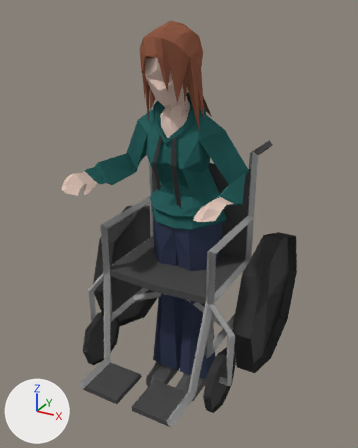
Two versions of the Blender file uhhhh tristan is fat/Assets/Models/Ellie.blend, one commit apart.
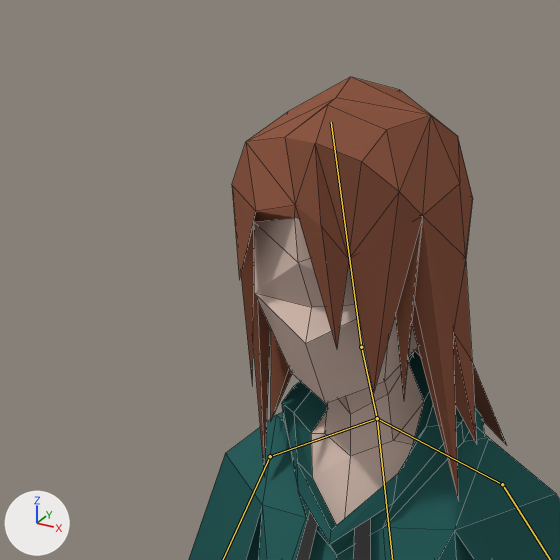
There are two pictures of each version: one whole from a 50 mm lens placed at (7.95, -14.37, 14.32), pointed at (-0.09, 0.26, 7.01), one close up on the part from 22% to 63% of the width and 0% to 33% of the height. Every picture has the same lights, and +X, +Y and +Z are marked at lower left. Both versions are drawn at frame 1 of the action 'ellie_idle'; the numbers are the values there. The bones that bend it are drawn over the model as lines in the close-ups. The close-ups show mesh edges as thin lines.

Objects in the first close-up: 'Ellie'.
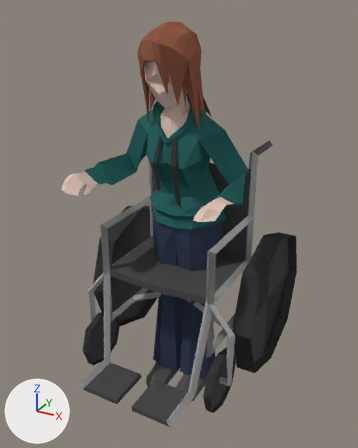
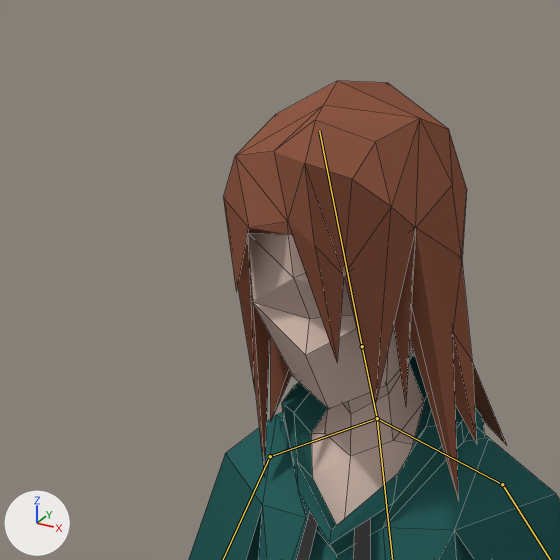
What differs and where, as boxes [x1, y1, x2, y2] in the close-ups (560 x 560 px):
'Ellie', posed: before [189, 77, 560, 560]; after [189, 81, 560, 560]
bone 'Head', root to tip: before (361, 347) to (331, 122); after (362, 346) to (319, 131)

The edits, one by one:
Bone 'Head' (bone_head) moves from (0.0, -0.33, 0.73) to (0.0, 0.0, 0.0).
Bone 'Head' (bone_head) turns from (7, 0, 0) to (0, 0, 0) degrees about its own x, y and z.
